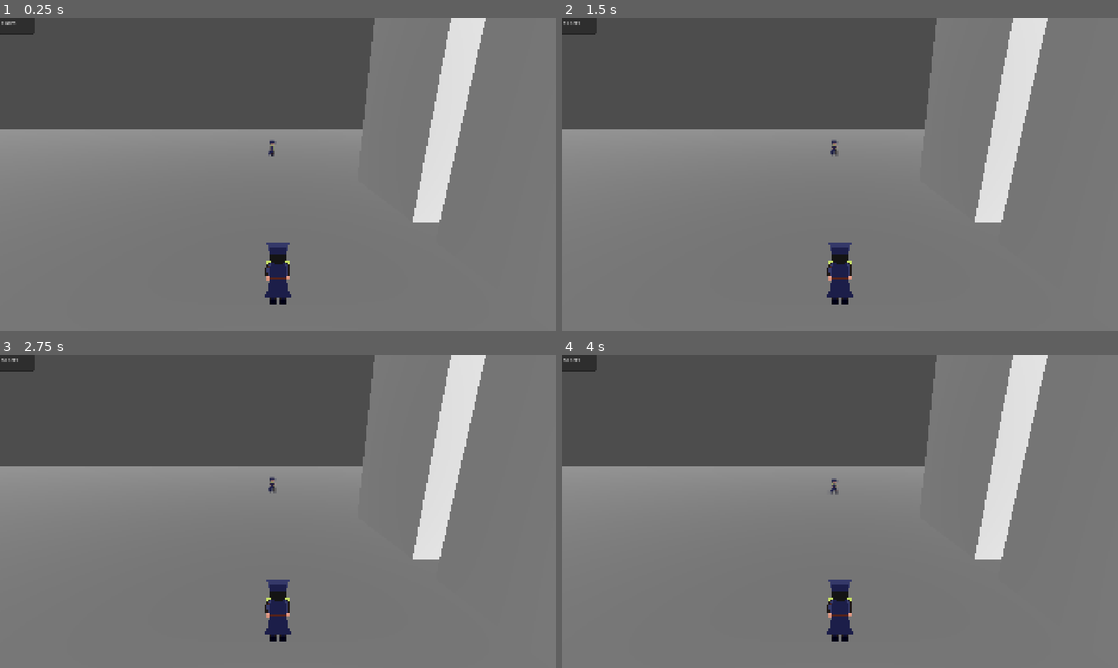
Above: before the commit, frames 1-4 (two rows, left to right).
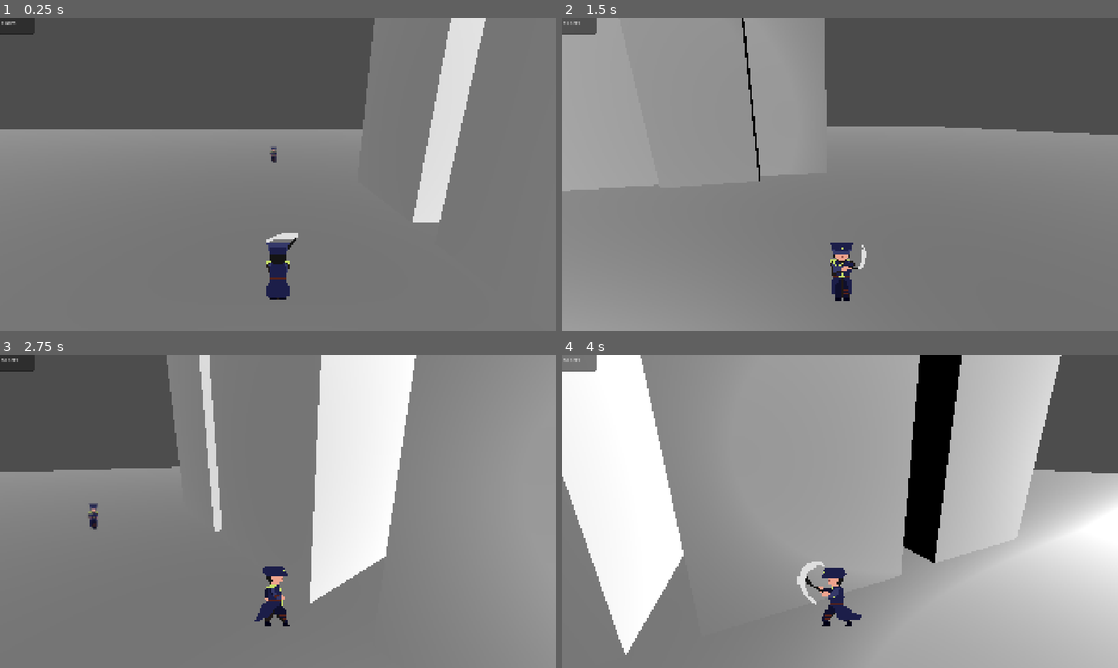
Above: after the commit, the same moments.

Repository: zenrythebard/dinamik_21_gamejam
Game: Godot game, scene res://test_assets/test_3d.tscn
Same seed, same stepped clock (60 frames per second), same inputs: the game is played once before the commit and once after it. This scene is started directly instead of the project's main scene.
Inputs (mouse positions are in pixels of both pictures, inside the frame that each line leads up to):
- Up to frame 1 (0.25 s): no input
- Up to frame 2 (1.5 s): tap Enter (ui_accept) at 0.5, 0.77 s; move the mouse to (962, 158) at 0.52 s; hold D (walk_right) 0.53-1.28 s; click (962, 158) at 0.6 s; move the mouse to (728, 190) at 1.27 s; hold S (walk_backward) from 1.28 s (still down); click (728, 190) at 1.35 s
- Up to frame 3 (2.75 s): tap Enter (ui_accept) at 1.52 s; move the mouse to (333, 442) at 2.02 s; release S (walk_backward) at 2.03 s; hold D (walk_right) from 2.03 s (still down); click (333, 442) at 2.1 s
- Up to frame 4 (4 s): move the mouse to (812, 574) at 2.77 s; release D (walk_right) at 2.78 s; hold W (walk_forward) 2.78-3.53 s; click (812, 574) at 2.85 s; tap Enter (ui_accept) at 3.02, 3.77 s; move the mouse to (1006, 558) at 3.52 s; hold A (walk_left) from 3.53 s (still down); click (1006, 558) at 3.6 s

The runs differ from the first frame. In frame 1, 0.3% of the frame differs, in the area x 47-87%, y 5-92%; in frame 2, 37%; in frame 3, 36%; in frame 4, 77%, in the area x 0-100%, y 0-100%.
Error before the commit: Parse Error: Invalid numeric notation. (res://test_assets/test_character_body_3d.gd:102)

Commit message:
small fix

Diff:
--- a/test_assets/test_character_body_3d.gd
+++ b/test_assets/test_character_body_3d.gd
@@ -99,7 +99,7 @@
 	if prev_facing_direction.x == 1:
 		body.player_facing.x = 1
 	else:
-		body.player_facing.x = -1s
+		body.player_facing.x = -1
 
 func _on_back_body_entered(body: Ninja) -> void:
 	body.player_facing.y = -1
Not shown, added: test_assets/test_3d.tscn5522080020.tmp
